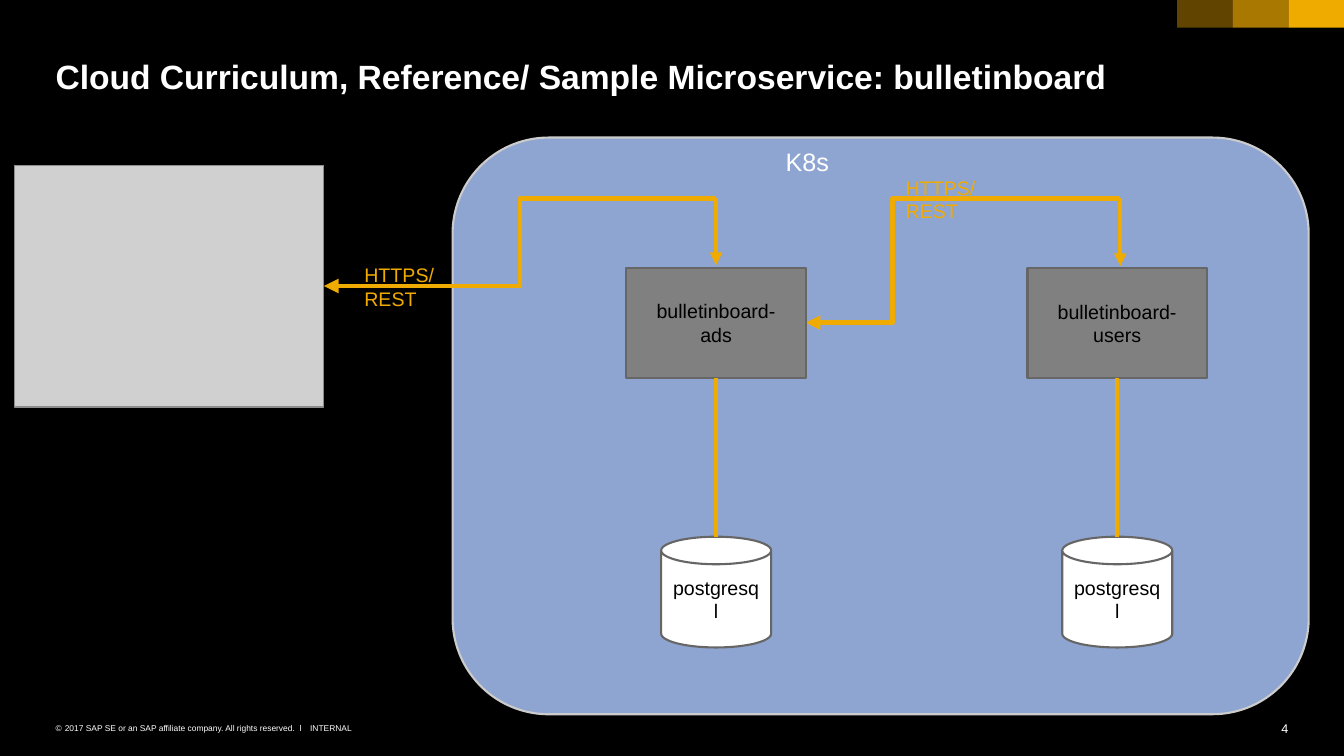
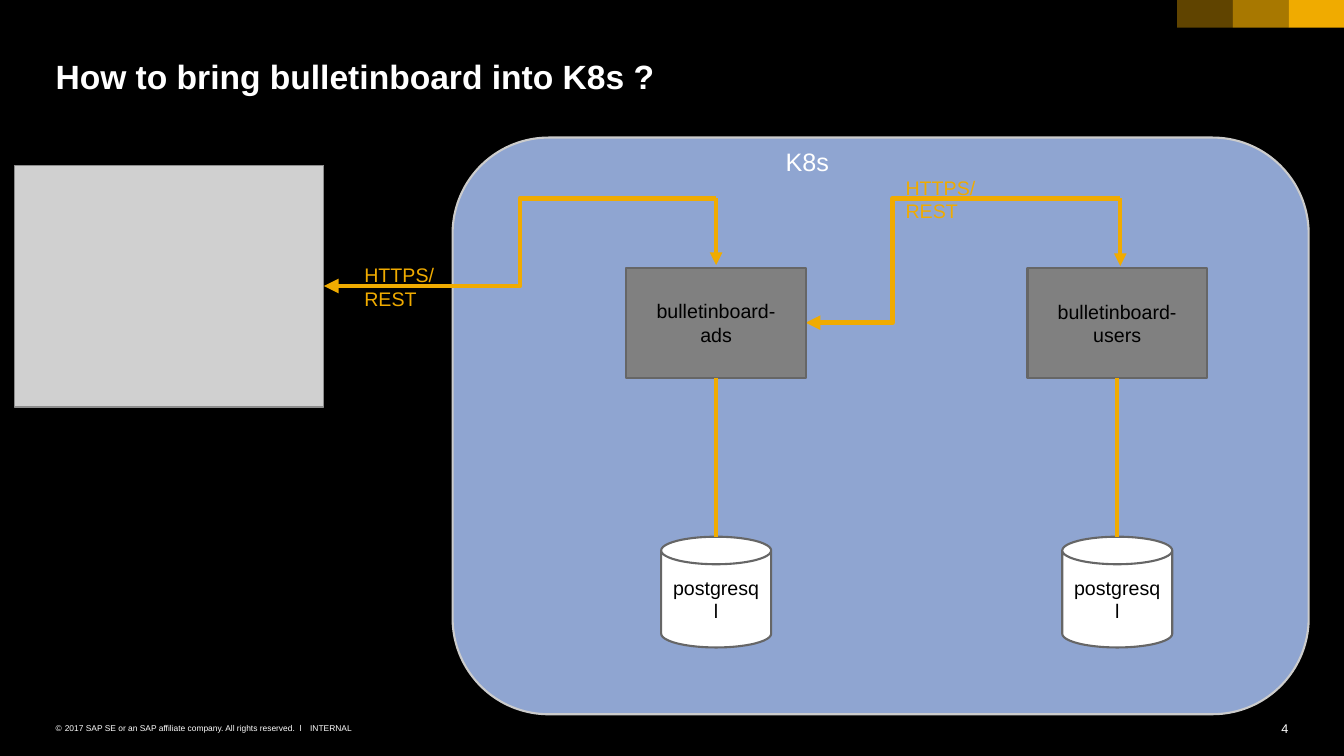
Before and after one commit to cuijiyao01/docker-k8s-training, a slide deck: slide 4 of kubernetes/k8s-bulletinboard/01_k8s-bulletinboard.pptx. Drawn at 1344x756 pixels with LibreOffice and Linux fonts; fonts in the diff are those of the drawing; grey boxes stand for pictures. Boxes give left, top, right and bottom in pixels: in the first picture for what was removed or moved away, otherwise in the second. Text is boxed around its words. In the diff, an @@ line names an element or a change of style, - is before the commit and + after.

```diff
--- a/kubernetes/k8s-bulletinboard/01_k8s-bulletinboard.pptx
+++ b/kubernetes/k8s-bulletinboard/01_k8s-bulletinboard.pptx
@@ title at <box>56,64,625,96</box>: text changed @@
-Cloud Curriculum, Reference/ Sample Microservice: bulletinboard
+How to bring bulletinboard into K8s ?
```
Also in this commit, not shown: 4 other slides changed.
